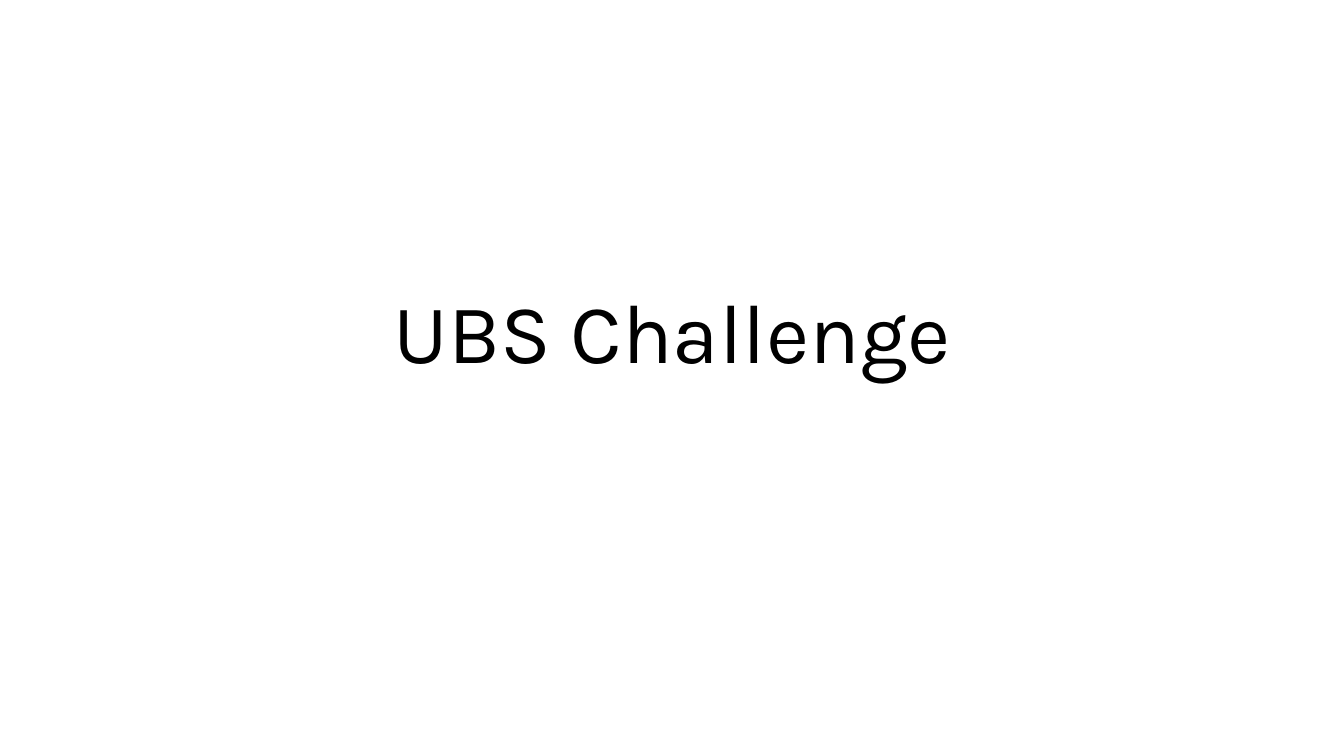
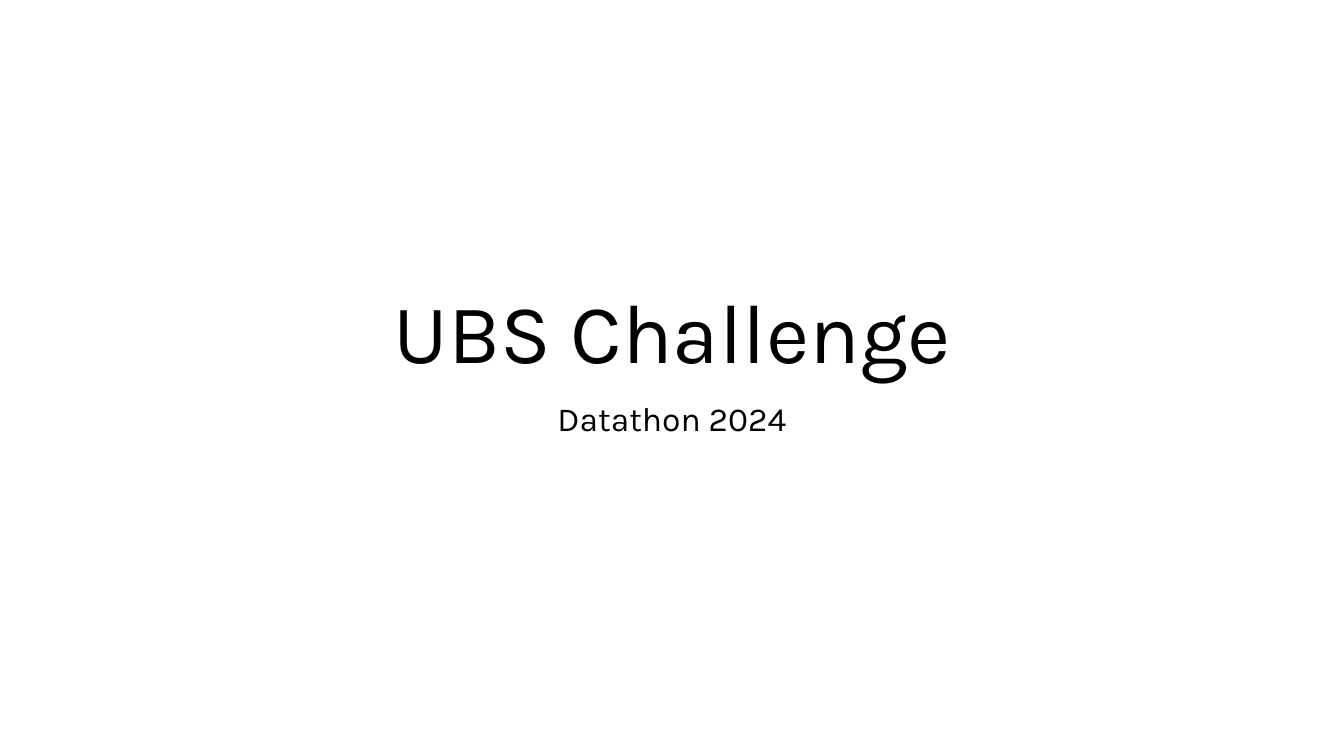
Before and after one commit to noahsta/datathon, a slide deck: slide 1 of docs/GroupPresentation.pptx. Drawn at 1344x756 pixels with LibreOffice and Linux fonts; fonts in the diff are those of the drawing. Boxes give left, top, right and bottom in pixels: in the first picture for what was removed or moved away, otherwise in the second. Text is boxed around its words. In the diff, an @@ line names an element or a change of style, - is before the commit and + after.

```diff
--- a/docs/GroupPresentation.pptx
+++ b/docs/GroupPresentation.pptx
@@ subtitle added at <box>557,408,787,432</box>, 24 pt, text #000000 @@
+Datathon 2024
```
Also in this commit, not shown: 6 other slides changed, 3 slides added, 1 slide removed, 3 other files.
